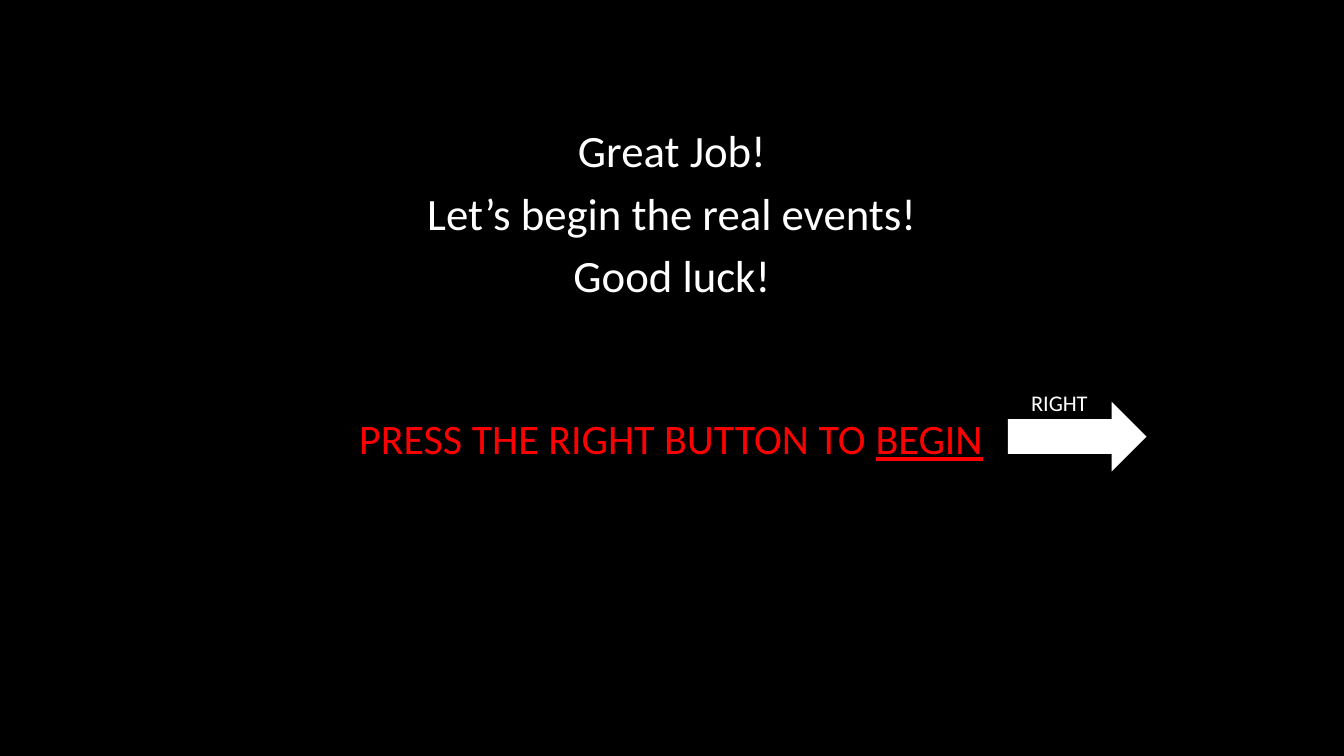
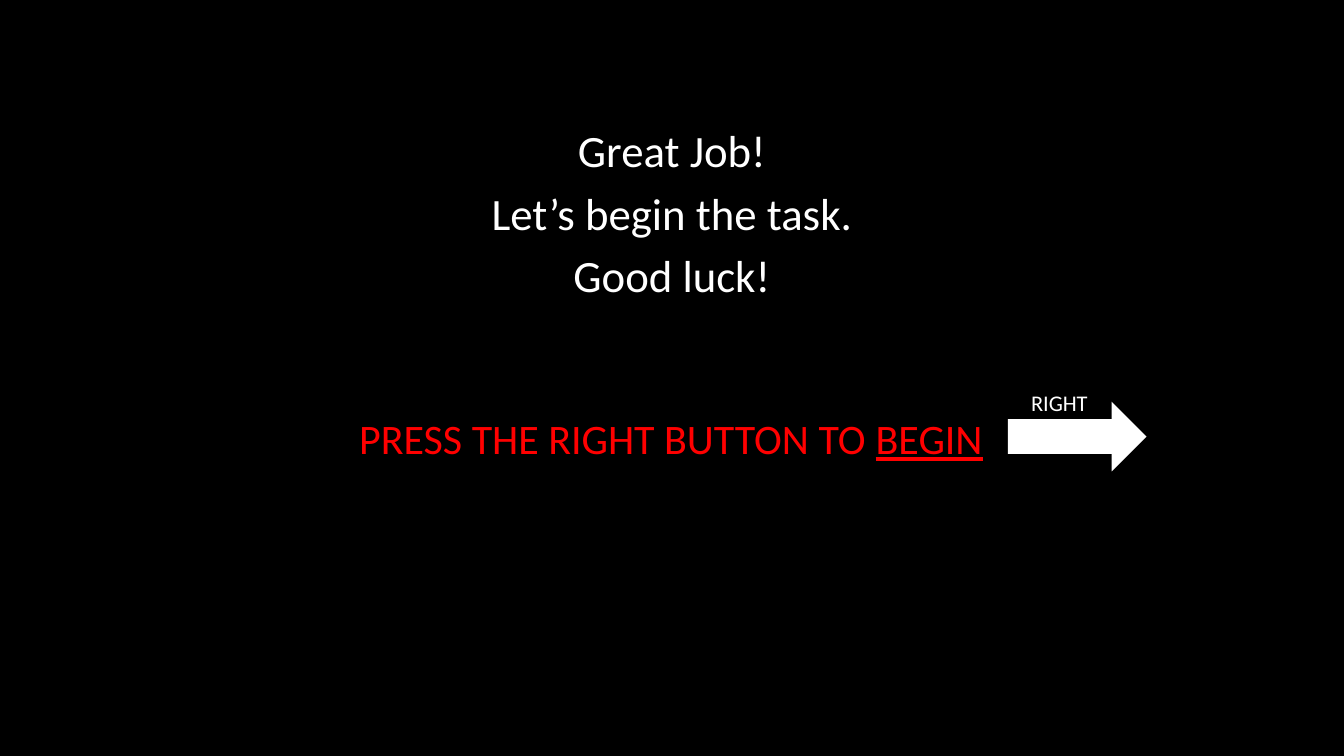
Before and after one commit to laureate-institute-for-brain-research/StimToolOnline, a slide deck: slide 10 of public/js/tasks/emotional_faces/media/Emotional_Faces_Instructions.pptx (slide 9 before the commit). Drawn at 1344x756 pixels with LibreOffice and Linux fonts; fonts in the diff are those of the drawing. Boxes give left, top, right and bottom in pixels: in the first picture for what was removed or moved away, otherwise in the second. Text is boxed around its words. In the diff, an @@ line names an element or a change of style, - is before the commit and + after.

```diff
--- a/public/js/tasks/emotional_faces/media/Emotional_Faces_Instructions.pptx
+++ b/public/js/tasks/emotional_faces/media/Emotional_Faces_Instructions.pptx
@@ text at [492, 198, 852, 238]: text changed @@
-Let’s begin the real events!
+Let’s begin the task.
```
Also in this commit, not shown: 3 other slides changed, 1 slide added, 13 other files.
